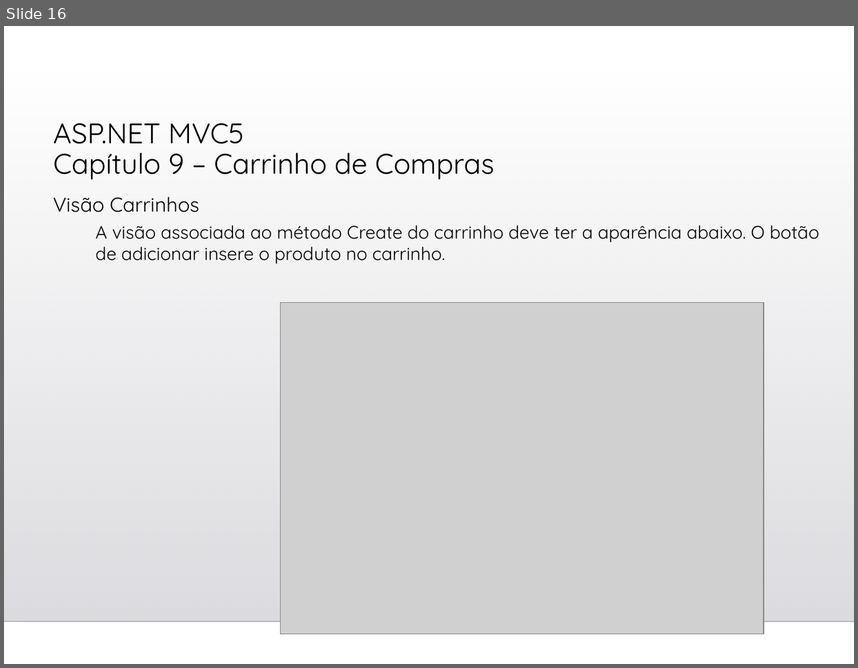
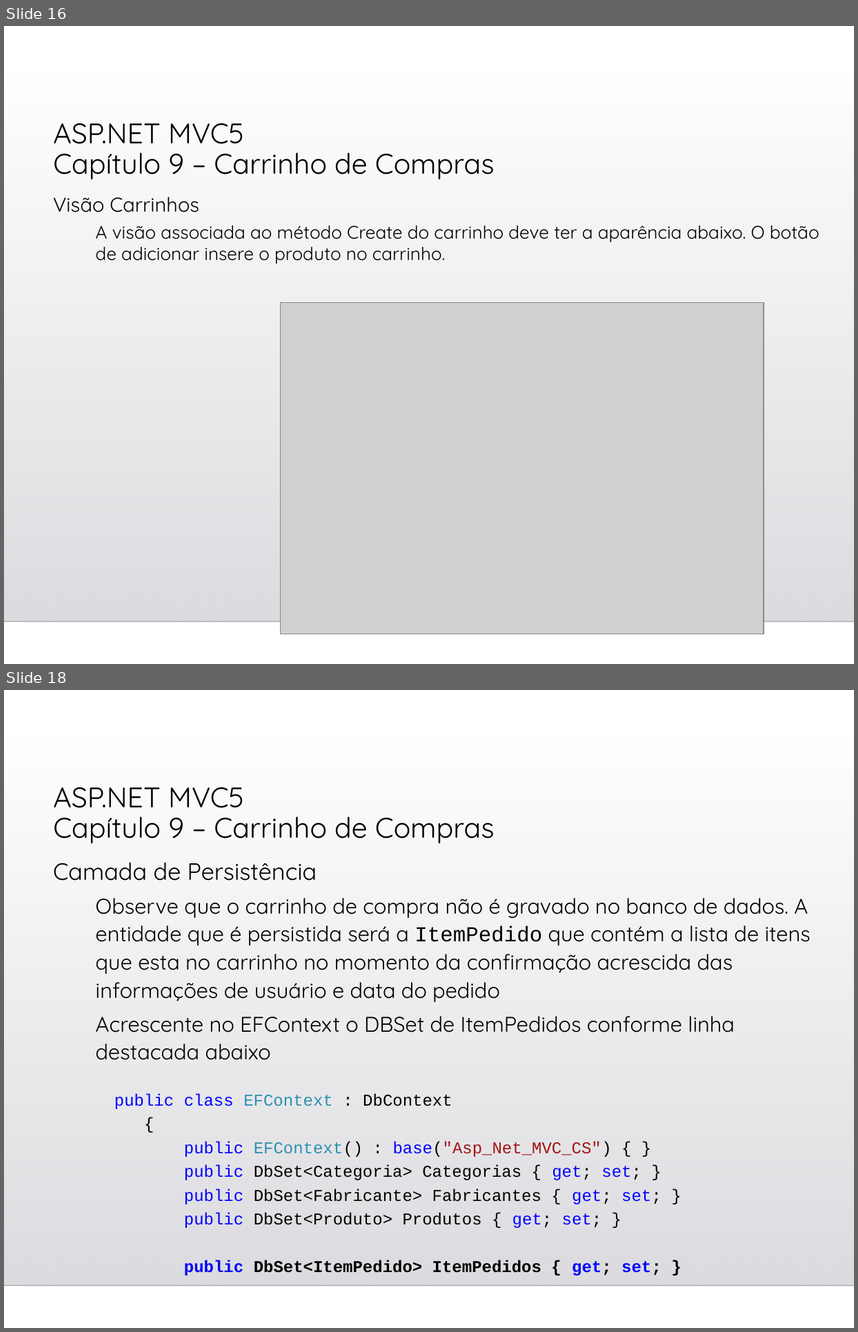
Before and after one commit to gasilvabr/ProjetoWeb2023, a slide deck: Cap09-Carrinho de Compras.ppt. Shown one above the other, each under a label of ours: slide 16 before the commit, slides 16 and 18 after it; the slides between them are not shown. The pictures are 858x668 and 858x1332 pixels, drawn with LibreOffice and Linux fonts; fonts in the diff are those of the drawing; grey boxes stand for pictures; background and template pictures are left out. Boxes give left, top, right and bottom in pixels: in the first picture for what was removed or moved away, otherwise in the second. Text is boxed around its words. In the diff, an @@ line names an element or a change of style, - is before the commit and + after.

```diff
--- a/Cap09-Carrinho de Compras.ppt
+++ b/Cap09-Carrinho de Compras.ppt
@@ slide 18 added at (x1=4, y1=690, x2=854, y2=1328), background picture (left out); not listed: 2 template elements that a slide beside it also shows @@
@@ title added at (x1=53, y1=787, x2=495, y2=843), 24 pt, text #000000 @@
+ASP.NET MVC5
+Capítulo 9 – Carrinho de Compras
@@ text added at (x1=53, y1=862, x2=811, y2=1060), 18 pt, text #000000 @@
+Camada de Persistência
+  Observe que o carrinho de compra não é gravado no banco de dados. A entidade que é persistida será a ItemPedido que contém a lista de itens que esta no carrinho no momento da confirmação acrescida das informações de usuário e data do pedido
+  Acrescente no EFContext o DBSet de ItemPedidos conforme linha destacada abaixo
@@ text added at (x1=114, y1=1093, x2=662, y2=1275), 14 pt, text #000000 @@
+public class EFContext : DbContext
+{
+public EFContext() : base("Asp_Net_MVC_CS") { }
+public DbSet<Categoria> Categorias { get; set; }
+public DbSet<Fabricante> Fabricantes { get; set; }
+public DbSet<Produto> Produtos { get; set; }
+public DbSet<ItemPedido> ItemPedidos { get; set; }
```
Also in this commit, not shown: 8 other slides added, 2 other files.
